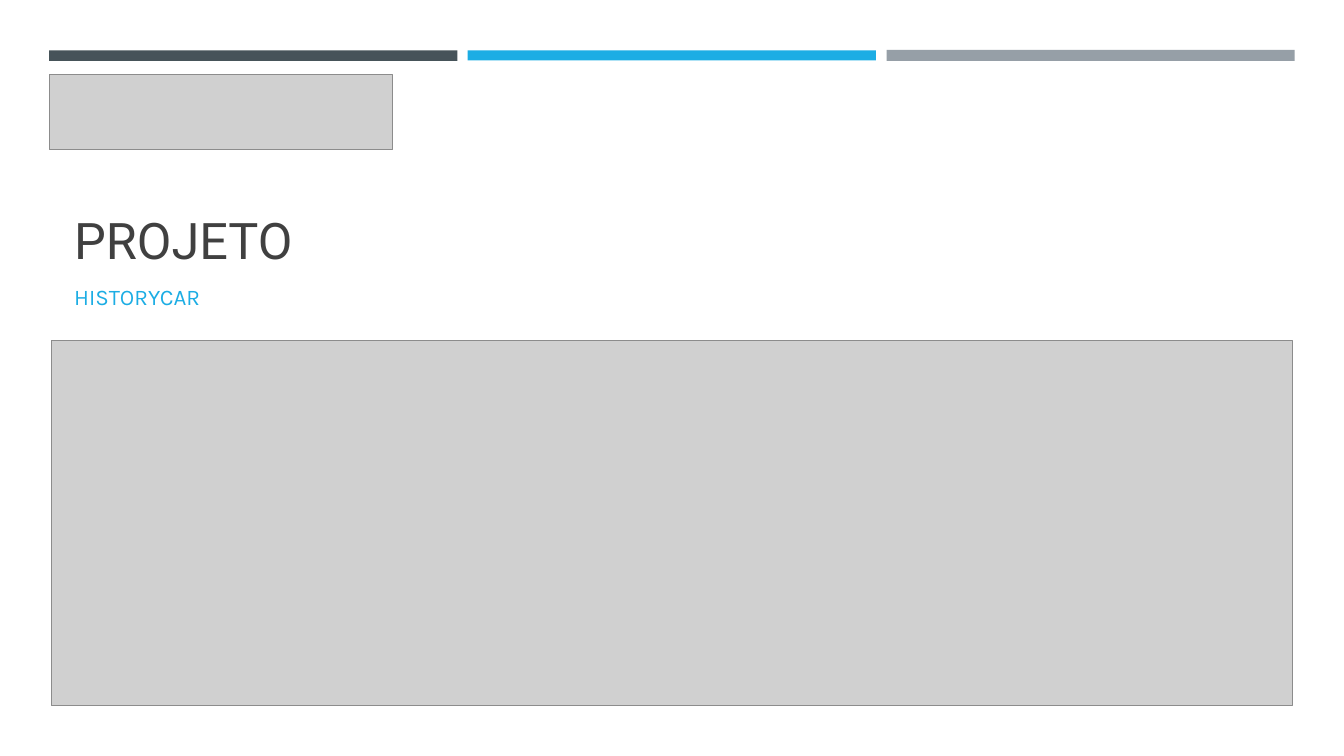
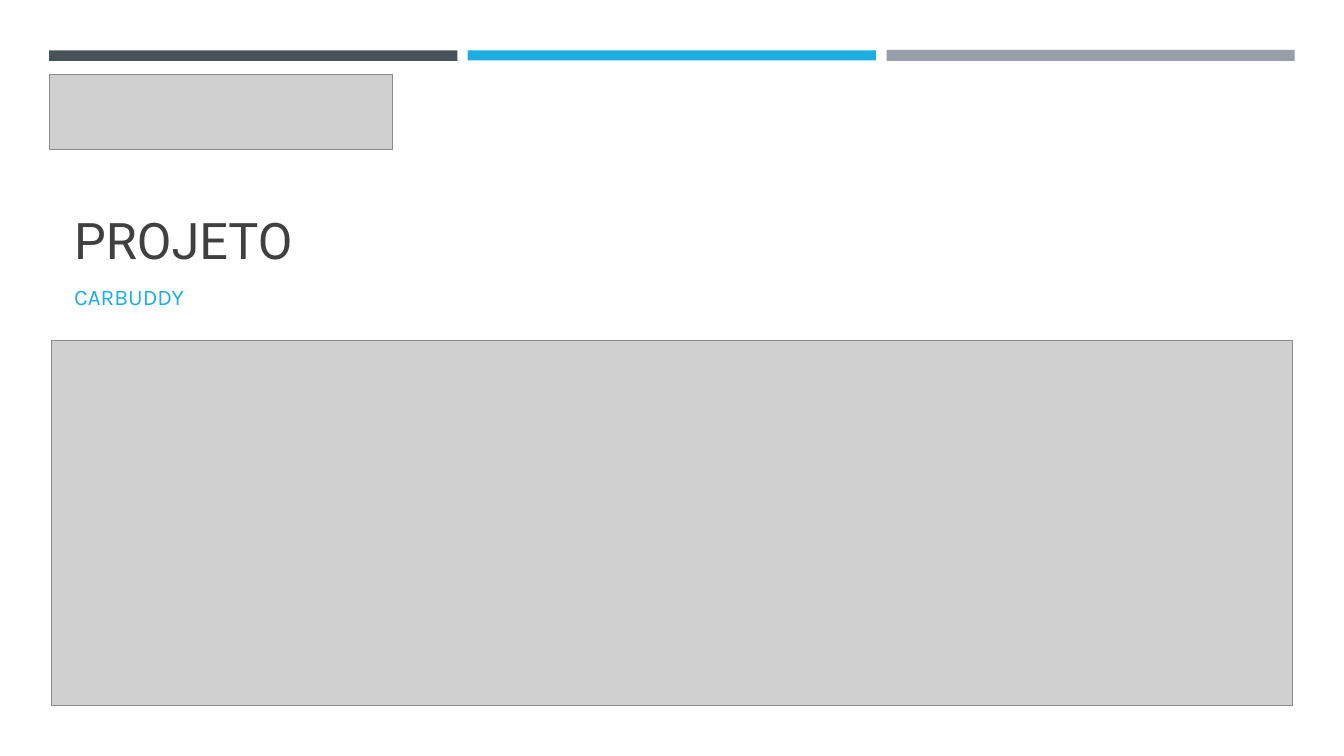
Before and after one commit to DiogoRCP/PSI_PROJETO_ADG, a slide deck: slide 1 of doc/Apresentacao-Cronograma.pptx. Drawn at 1344x756 pixels with LibreOffice and Linux fonts; fonts in the diff are those of the drawing; grey boxes stand for pictures. Boxes give left, top, right and bottom in pixels: in the first picture for what was removed or moved away, otherwise in the second. Text is boxed around its words. In the diff, an @@ line names an element or a change of style, - is before the commit and + after.

```diff
--- a/doc/Apresentacao-Cronograma.pptx
+++ b/doc/Apresentacao-Cronograma.pptx
@@ subtitle at (74,290,184,306): text changed @@
-HISTORYCAR
+CARBUDDY
```
Also in this commit, not shown: 2 other files.
